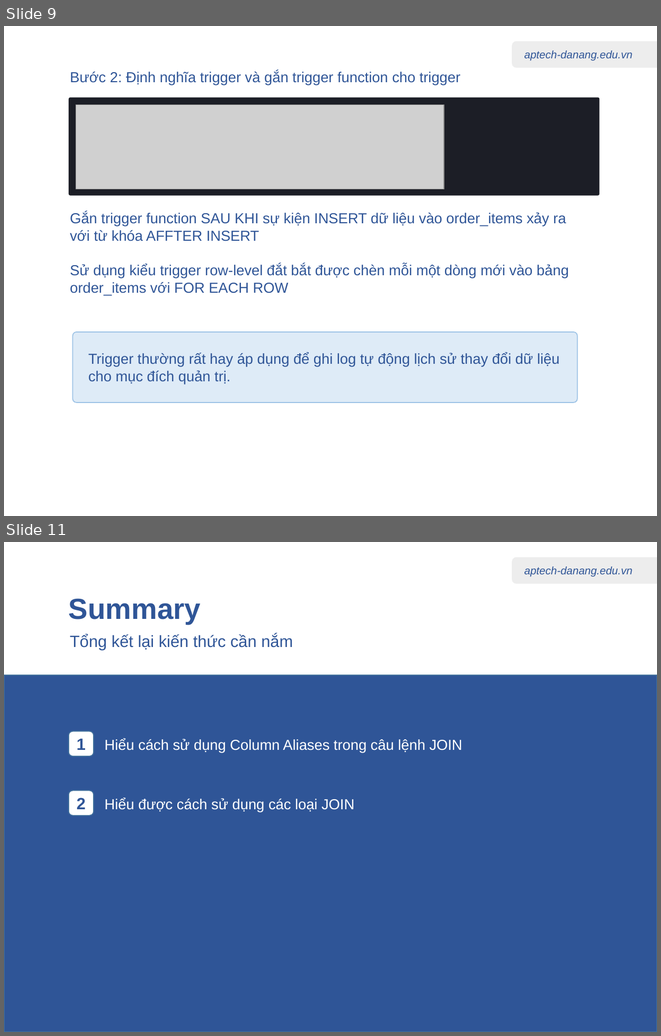
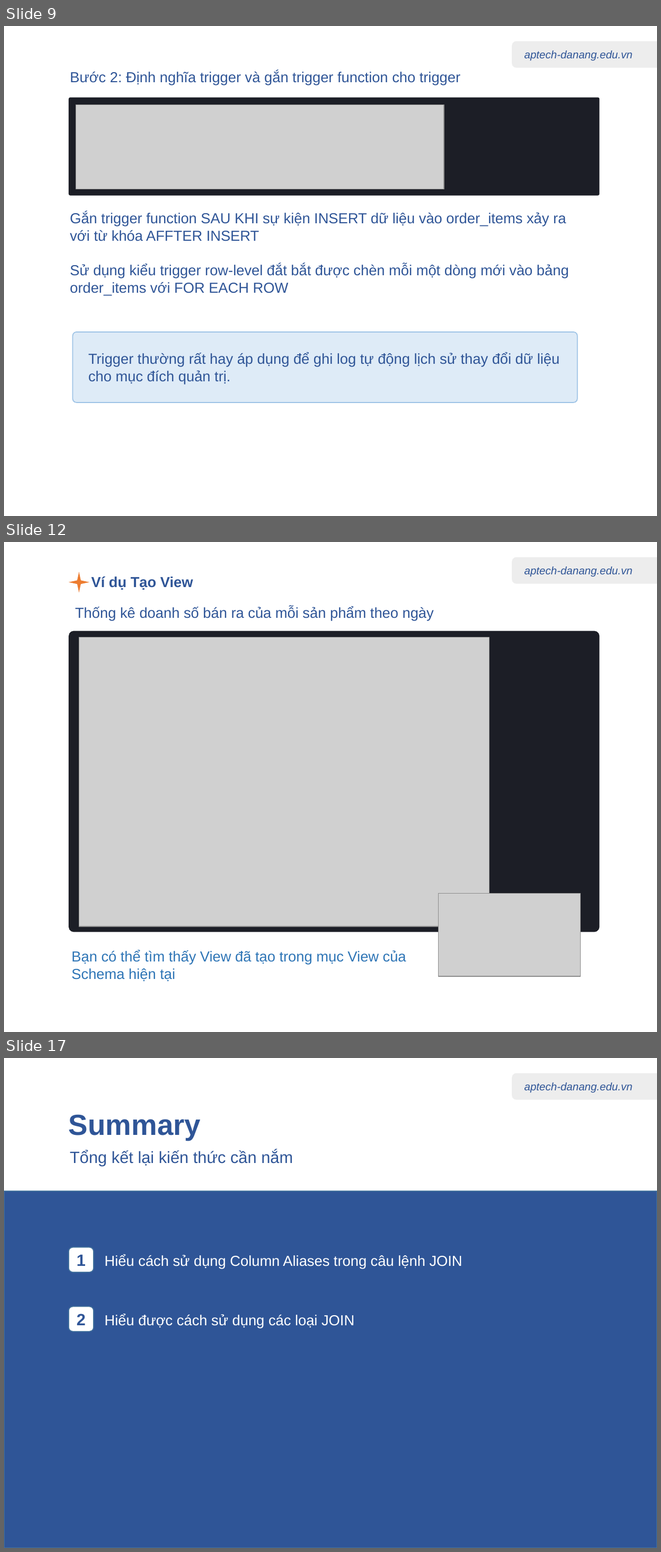
Before and after one commit to nhannn87dn/Learn-PostgreSQL, a slide deck: 01.Lessions/09-Stored-procedures-Triggers-Views/09-Stored-procedures-Triggers-Views.pptx. Shown one above the other, each under a label of ours: slides 9 and 11 before the commit, slides 9, 12 and 17 after it; the slides between them are not shown. The pictures are 661x1036 and 661x1552 pixels, drawn with LibreOffice and Linux fonts; fonts in the diff are those of the drawing; grey boxes stand for pictures. Boxes give left, top, right and bottom in pixels: in the first picture for what was removed or moved away, otherwise in the second. Text is boxed around its words. In the diff, an @@ line names an element or a change of style, - is before the commit and + after.

```diff
--- a/01.Lessions/09-Stored-procedures-Triggers-Views/09-Stored-procedures-Triggers-Views.pptx
+++ b/01.Lessions/09-Stored-procedures-Triggers-Views/09-Stored-procedures-Triggers-Views.pptx
@@ slide 12 added at box(4, 542, 657, 1032), background #FFFFFF; not listed: 2 template elements that a slide beside it also shows @@
@@ star added at box(69, 572, 89, 593), fill #ED7D31 @@
@@ text added at box(91, 576, 193, 590), 16 pt, text #2F5597, bold @@
+Ví dụ Tạo View
@@ text added at box(75, 606, 434, 620), 16 pt, text #2F5597 @@
+Thống kê doanh số bán ra của mỗi sản phẩm theo ngày
@@ rounded rectangle added at box(69, 631, 600, 932), fill #1C1E26 @@
@@ picture added at box(79, 637, 489, 927) @@
@@ picture added at box(438, 893, 581, 976) @@
@@ text added at box(71, 950, 406, 981), 16 pt, text #2E75B6 @@
+Bạn có thể tìm thấy View đã tạo trong mục View của Schema hiện tại
@@ what was slide 11 is now slide 17 @@
```
Also in this commit, not shown: 6 other slides added, 1 slide removed, 2 other files.
